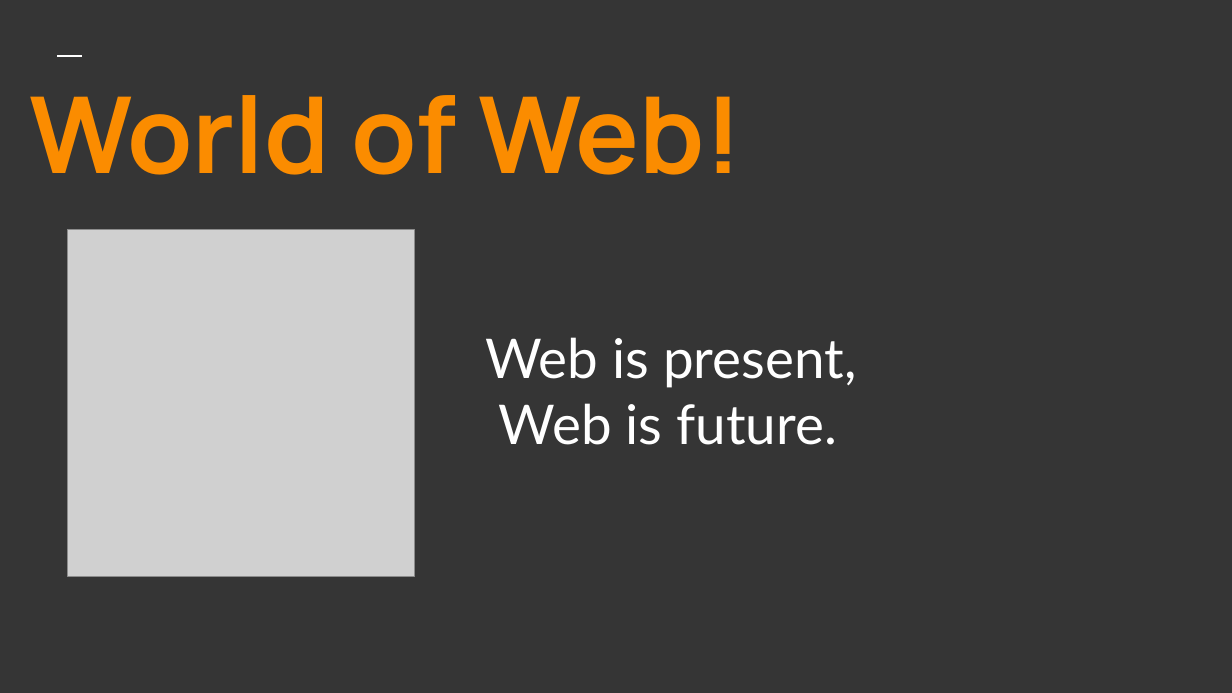
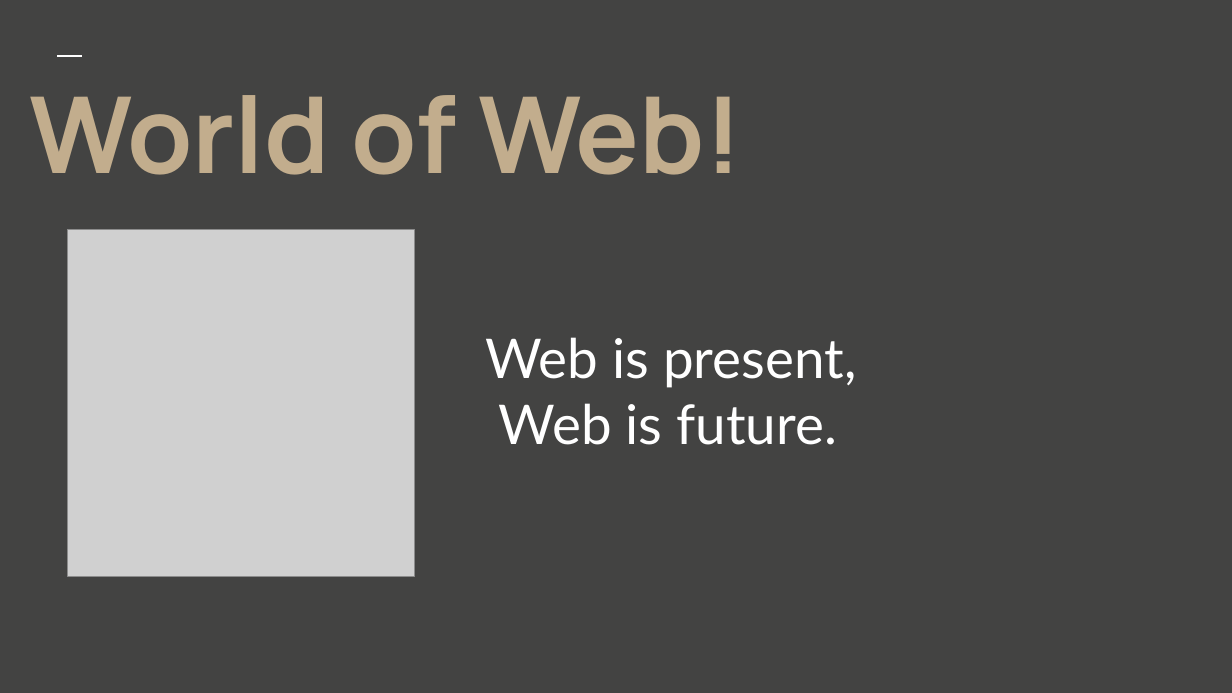
Before and after one commit to GaganSharmaGitHub/GirlScript-Education-Outreach-2-WebDev, a slide deck: slide 3 of Day1/WEBDEVwithGaganDay1.pptx. Drawn at 1232x693 pixels with LibreOffice and Linux fonts; fonts in the diff are those of the drawing; grey boxes stand for pictures. Boxes give left, top, right and bottom in pixels: in the first picture for what was removed or moved away, otherwise in the second. Text is boxed around its words. In the diff, an @@ line names an element or a change of style, - is before the commit and + after.

```diff
--- a/Day1/WEBDEVwithGaganDay1.pptx
+++ b/Day1/WEBDEVwithGaganDay1.pptx
@@ background #353535 to #434342 @@
@@ title "World of Web!" at <box>30,95,743,175</box>: text colour #FB8C00 to #C2AD8D @@
```
Also in this commit, not shown: 7 other slides changed, 37 slides added, 2 other files.
